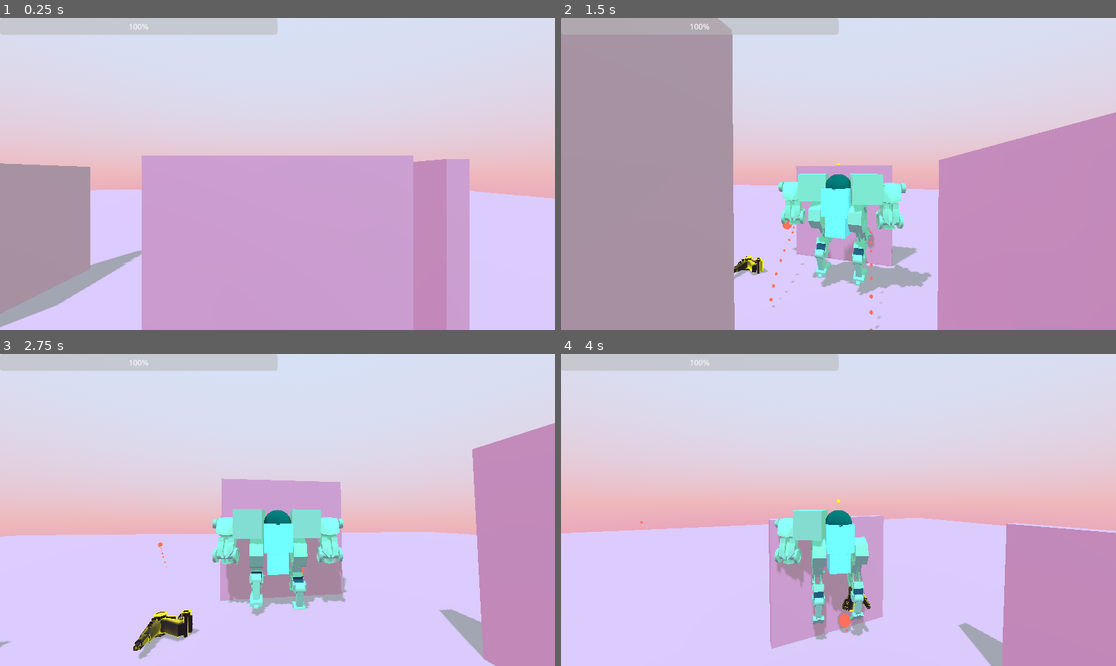
Above: before the commit, frames 1-4 (two rows, left to right).
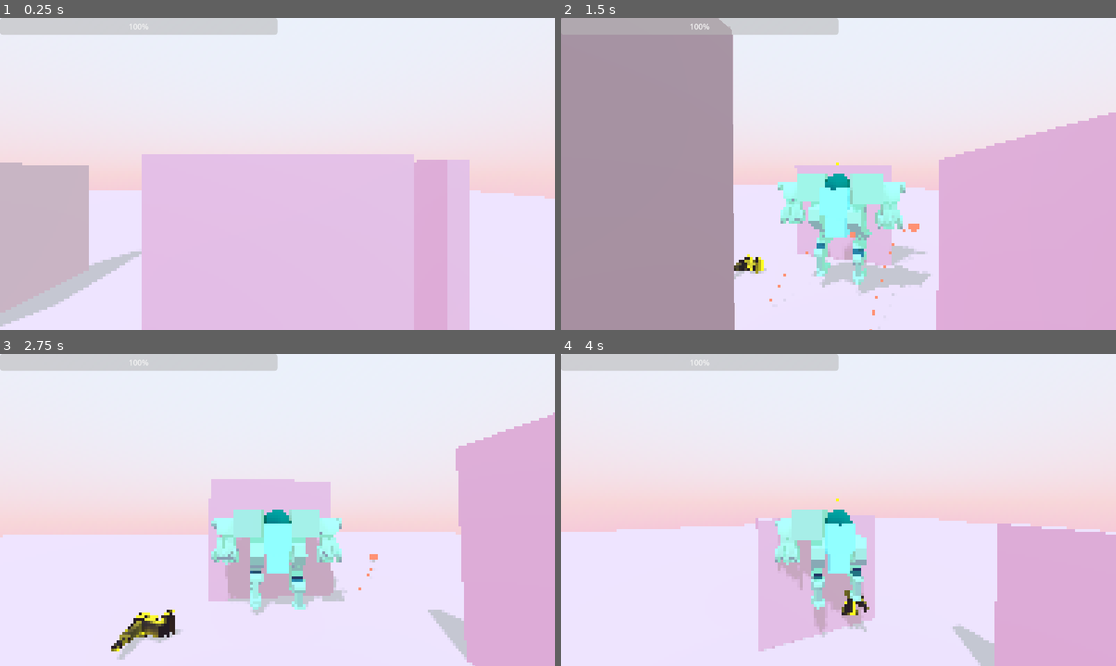
Above: after the commit, the same moments.

Repository: jalvarez2016/Bot-Heart-Prototype
Game: Godot game, scene res://PlayableScenes/PlayerPlayGround.tscn
The game is run twice, just before and just after one commit, with the same random seed, the same clock (stepped at 60 frames per second) and the same inputs.
Inputs (mouse positions are in pixels of both pictures, inside the frame that each line leads up to):
- Up to frame 1 (0.25 s): no input
- Up to frame 2 (1.5 s): move the mouse to (866, 174) at 0.52 s; hold W (forward) from 0.53 s (still down); click (866, 174) at 0.6 s; tap Space (jump) at 0.77 s; move the mouse to (810, 174) at 1.27 s; tap E (equip) at 1.35 s
- Up to frame 3 (2.75 s): keep holding W (forward); tap Space (jump) at 1.52 s; move the mouse to (288, 503) at 2.02 s; hold Shift (sprint) from 2.03 s (still down)
- Up to frame 4 (4 s): keep holding W (forward); move the mouse to (832, 516) at 2.77 s; release Shift (sprint) at 2.78 s; tap Q (unequip) at 2.85 s; tap Space (jump) at 3.02, 3.77 s; move the mouse to (877, 513) at 3.52 s; click (877, 513) at 3.6 s

The runs differ from the first frame. In frame 1, 59% of the frame differs, in the area x 0-100%, y 30-100%; in frame 2, 40%; in frame 3, 54%; in frame 4, 58%.

Commit message:
finally fix the bullet rotation

Diff:
--- a/Player/BaseParts/Attachments/base_arm.gd
+++ b/Player/BaseParts/Attachments/base_arm.gd
@@ -12,6 +12,7 @@
 @export var dropRef: String
 var isEnemyPart: bool = false
 var ownerMesh: MeshInstance3D
+var projectileRotation: float
 
 var actionType = {
 	'MAIN': 'main',
@@ -28,12 +29,11 @@
 
 func rotate_arm(rotation_amount: float) -> void:
 	if isLeftArm:
-		#if rotation_amount <= 1.5 && rotation_amount >= -1.5:
-		print(rotation_amount)
-		rotation.y = rotation_amount
+		if rotation_amount <= 1.2 && rotation_amount >= -1.2:
+			rotation.y = rotation_amount
 	else:
-		#if rotation_amount <= 1.5 && rotation_amount >= -1.5:
-		rotation.y = rotation_amount
+		if rotation_amount <= 1.2 && rotation_amount >= -1.2:
+			rotation.y = rotation_amount
 
 
 func set_arms() -> void:
--- a/Player/BaseParts/Attachments/gun.gd
+++ b/Player/BaseParts/Attachments/gun.gd
@@ -17,17 +17,13 @@
 	if !isActive:
 		return
 	if ArmController.isGun:
-		print(ArmController.isEnemyPart)
 		animator.play('Arm Shoot')
 		var bullet: Node3D = preloadedBullet.instantiate()
 		get_tree().root.get_child(0).add_child(bullet)
 		bullet.isEnemyBullet = ArmController.isEnemyPart
 		bullet.global_position = bulletSpawnPoint.global_position
-#		TODO: change to be entity controllers
-		#var generalMesh = get_tree().root.get_child(0).get_node("Player").get_node("CharacterBody3D").mesh
 		var generalMesh : Node3D =  mainNode
-		print(generalMesh.rotation, generalMesh.global_rotation)
-		bullet.rotation.y =  - generalMesh.global_rotation.y
+		bullet.rotation.y = - generalMesh.projectileRotation
 
 		bullet.fire()
 		shooting = true
--- a/Player/Entity/Player.tscn
+++ b/Player/Entity/Player.tscn
@@ -136,7 +136,6 @@
 
 [node name="MeshInstance3D" type="MeshInstance3D" parent="CharacterBody3D/Head/SpringArm3D/Camera3D"]
 transform = Transform3D(1, 0, 0, 0, -4.37114e-08, -1, 0, 1, -4.37114e-08, 0, 0, -1)
-visible = false
 mesh = SubResource("PlaneMesh_mahfv")
 surface_material_override/0 = SubResource("ShaderMaterial_hdlnp")
 
--- a/Player/Entity/arm_controller.gd
+++ b/Player/Entity/arm_controller.gd
@@ -35,17 +35,19 @@
 	var weaponTargetPosition: Vector2 = Vector2(weaponTarget.global_position.x, weaponTarget.global_position.z )
 	if leftArm:
 		var currentPos : Vector2 = Vector2(leftArm.global_position.x, leftArm.global_position.z)
-		#currentPos = currentPos.rotated(mesh.rotation.y)
 		var direction : Vector2 = - (currentPos - weaponTargetPosition).normalized()
+		#leftArm.projectileRotation = lerp_angle(leftArm.rotation.y, atan2(direction.x, direction.y), delta * 10)
 		direction = direction.rotated(mesh.rotation.y)
-		var armAngle : float = lerp_angle(leftArm.rotation.y, atan2(direction.x, direction.y) , delta * 10)
+		var armAngle : float = lerp_angle(leftArm.rotation.y, atan2(direction.x, direction.y), delta * 10)
 		leftArm.rotate_arm(armAngle)
+		leftArm.projectileRotation = - (mesh.rotation.y + leftArm.rotation.y)
 	if rightArm:
 		var currentPos : Vector2 = Vector2(rightArm.global_position.x, rightArm.global_position.z)
 		var direction : Vector2 = - (currentPos - weaponTargetPosition).normalized()
 		direction = direction.rotated(mesh.rotation.y)
 		var armAngle: float = lerp_angle((rightArm.rotation.y), atan2(direction.x, direction.y) , delta * 10)
 		rightArm.rotate_arm(armAngle)
+		rightArm.projectileRotation = - (mesh.rotation.y + rightArm.rotation.y)
 
 #	Equip/Remove Logic
 func check_equip() -> void:
